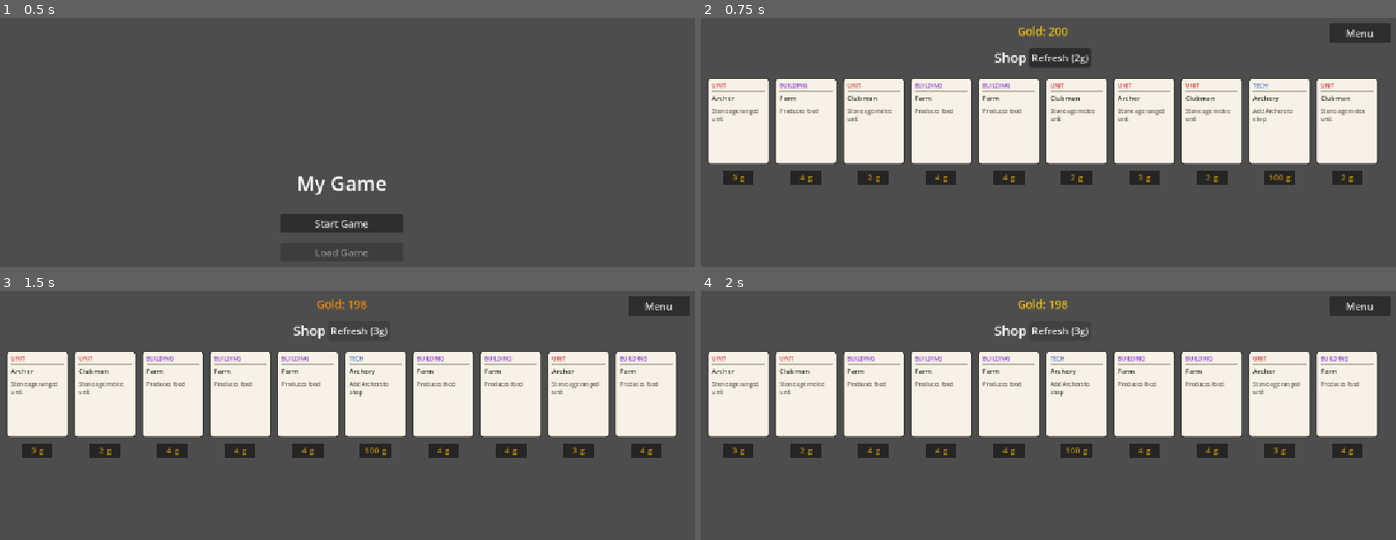
Above: before the commit, frames 1-4 (two rows, left to right).
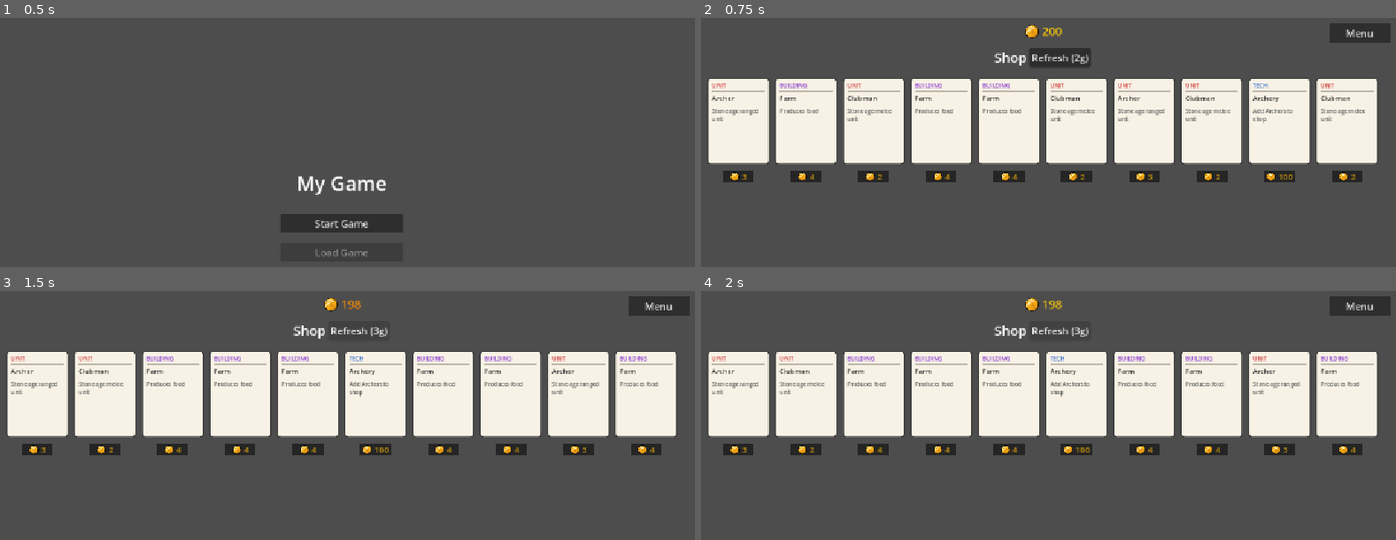
Above: after the commit, the same moments.

Repository: maomoney/proj2
Game: Godot game, scene res://main.tscn
Two runs of this game, one before a commit and one after it. Both use one fixed random seed, a clock stepped at 60 frames per second and the inputs below.
Inputs:
- Up to frame 1 (0.5 s): no input
- Up to frame 2 (0.75 s): click "Start Game" at 0.5 s
- Up to frame 3 (1.5 s): click "Refresh (2g)" at 1.25 s
- Up to frame 4 (2 s): no input

Frame 1 is identical in both runs. In frame 2, 1.2% of the frame differs, in the area x 3-96%, y 2-68%; in frame 3, 1.2%; in frame 4, 1.2%.

Commit message:
add coin

Diff:
--- a/card.gd
+++ b/card.gd
@@ -27,6 +27,8 @@
 const TEXT_COLOR_DIM  := Color(0.35, 0.35, 0.35)
 const GOLD_COLOR      := Color(0.78, 0.58, 0.05)
 const SEPARATOR_COLOR := Color(0.75, 0.73, 0.68)
+
+const COIN_TEXTURE := preload("res://assets/coin.png")
 
 const TYPE_COLORS := {
 	"Building":     Color(0.52, 0.18, 0.80),
@@ -93,8 +95,14 @@
 	# Sell value, centered above the card (below would be off-screen for hand cards)
 	if show_cost:
 		var sell_value: int = int(data.get("cost", 0)) / 2
-		draw_string(font, Vector2(0.0, -6.0), "%d g" % sell_value,
-				HORIZONTAL_ALIGNMENT_CENTER, card_size.x, 14, GOLD_COLOR)
+		var num_str := "%d" % sell_value
+		var coin_size := Vector2(14.0, 14.0)
+		var str_w := font.get_string_size(num_str, HORIZONTAL_ALIGNMENT_LEFT, -1, 14).x
+		var total_w := coin_size.x + 3.0 + str_w
+		var start_x := (card_size.x - total_w) / 2.0
+		draw_texture_rect(COIN_TEXTURE, Rect2(Vector2(start_x, -14.0), coin_size), false)
+		draw_string(font, Vector2(start_x + coin_size.x + 3.0, -2.0), num_str,
+				HORIZONTAL_ALIGNMENT_LEFT, -1, 14, GOLD_COLOR)
 
 func _input(event: InputEvent) -> void:
 	if event is InputEventMouseMotion:
--- a/shop.gd
+++ b/shop.gd
@@ -25,6 +25,7 @@
 const COST_LABEL_WIDTH    := 50.0   # background rect width, centered under the card
 const COST_LABEL_BG_COLOR := Color(0.12, 0.12, 0.12, 0.85)
 const COST_LABEL_COLOR    := Color(0.78, 0.58, 0.05)
+const COIN_TEXTURE        := preload("res://assets/coin.png")
 
 var card_count := 10
 var cards: Array[Node2D] = []
@@ -91,7 +92,7 @@
 				# Cost label was built with the random pool id; update it to match the saved card.
 				if cards[i].has_meta("cost_label"):
 					var data: Dictionary = CardData.get_all().get(cards[i].card_id, {})
-					(cards[i].get_meta("cost_label") as Label).text = "%d g" % int(data.get("cost", 0))
+					(cards[i].get_meta("cost_label") as Label).text = "%d" % int(data.get("cost", 0))
 	else:
 		_spawn_cards()
 
@@ -147,22 +148,40 @@
 # Cost labels are separate nodes pinned to the shop slot, so they don't follow drags or hover.
 func _add_cost_label(card: Node2D) -> void:
 	var data: Dictionary = CardData.get_all().get(card.card_id, {})
+
+	var panel := PanelContainer.new()
+	panel.custom_minimum_size = Vector2(COST_LABEL_WIDTH, COST_LABEL_HEIGHT)
+	panel.mouse_filter = Control.MOUSE_FILTER_IGNORE
+	var bg := StyleBoxFlat.new()
+	bg.bg_color = COST_LABEL_BG_COLOR
+	panel.add_theme_stylebox_override("panel", bg)
+
+	var hbox := HBoxContainer.new()
+	hbox.alignment = BoxContainer.ALIGNMENT_CENTER
+	hbox.mouse_filter = Control.MOUSE_FILTER_IGNORE
+	panel.add_child(hbox)
+
+	var coin_rect := TextureRect.new()
+	coin_rect.texture = COIN_TEXTURE
+	coin_rect.custom_minimum_size = Vector2(16, 16)
+	coin_rect.expand_mode = TextureRect.EXPAND_IGNORE_SIZE
+	coin_rect.stretch_mode = TextureRect.STRETCH_KEEP_ASPECT_CENTERED
+	coin_rect.mouse_filter = Control.MOUSE_FILTER_IGNORE
+	hbox.add_child(coin_rect)
+
 	var label := Label.new()
-	label.text = "%d g" % int(data.get("cost", 0))
-	label.horizontal_alignment = HORIZONTAL_ALIGNMENT_CENTER
-	label.vertical_alignment   = VERTICAL_ALIGNMENT_CENTER
-	label.size = Vector2(COST_LABEL_WIDTH, COST_LABEL_HEIGHT)
+	label.text = "%d" % int(data.get("cost", 0))
+	label.vertical_alignment = VERTICAL_ALIGNMENT_CENTER
 	label.mouse_filter = Control.MOUSE_FILTER_IGNORE
 	label.add_theme_color_override("font_color", COST_LABEL_COLOR)
 	label.add_theme_font_size_override("font_size", 14)
-	var bg := StyleBoxFlat.new()
-	bg.bg_color = COST_LABEL_BG_COLOR
-	# bg.set_corner_radius_all(4)
-	label.add_theme_stylebox_override("normal", bg)
+	hbox.add_child(label)
+
 	# card.position is its slot at spawn time; cards[] is still filling, so _shop_card_position would be off.
-	label.position = card.position + _cost_label_offset()
-	add_child(label)
+	panel.position = card.position + _cost_label_offset()
+	add_child(panel)
 	card.set_meta("cost_label", label)
+	card.set_meta("cost_label_root", panel)
 
 func _cost_label_position(index: int) -> Vector2:
 	return _shop_card_position(index) + _cost_label_offset()
@@ -171,10 +190,12 @@
 	return Vector2((CARD_WIDTH - COST_LABEL_WIDTH) / 2.0, COST_LABEL_OFFSET_Y)
 
 func _free_cost_label(card: Node2D) -> void:
+	if card.has_meta("cost_label_root"):
+		var root: Control = card.get_meta("cost_label_root")
+		if is_instance_valid(root):
+			root.queue_free()
+		card.remove_meta("cost_label_root")
 	if card.has_meta("cost_label"):
-		var label: Label = card.get_meta("cost_label")
-		if is_instance_valid(label):
-			label.queue_free()
 		card.remove_meta("cost_label")
 
 func _spawn_hand() -> void:
@@ -439,7 +460,7 @@
 	gold += amount
 	if _gold_tween:
 		_gold_tween.kill()
-	var label: Label = $UI/GoldLabel
+	var label: Label = $UI/GoldRow/GoldLabel
 	var flash := Color(1.0, 0.4, 0.4) if amount < 0 else Color(0.4, 1.0, 0.4)
 	var duration := clampf(absf(amount) * 0.05, 0.25, 0.8)
 	label.modulate = flash
@@ -451,7 +472,7 @@
 
 func _set_gold_display(value: float) -> void:
 	_displayed_gold = value
-	$UI/GoldLabel.text = "Gold: %d" % roundi(value)
+	$UI/GoldRow/GoldLabel.text = "%d" % roundi(value)
 
 func _on_card_purchased(card: Node2D) -> void:
 	var data: Dictionary = CardData.get_all().get(card.card_id, {})
--- a/shop.tscn
+++ b/shop.tscn
@@ -1,18 +1,32 @@
-[gd_scene load_steps=2 format=3]
+[gd_scene load_steps=3 format=3]
 
 [ext_resource type="Script" path="res://shop.gd" id="1"]
+[ext_resource type="Texture2D" path="res://assets/coin.png" id="2"]
 
 [node name="Shop" type="Node2D"]
 script = ExtResource("1")
 
 [node name="UI" type="CanvasLayer" parent="."]
 
-[node name="GoldLabel" type="Label" parent="UI"]
-anchor_right = 1.0
+[node name="GoldRow" type="HBoxContainer" parent="UI"]
+anchor_left = 0.5
+anchor_right = 0.5
+offset_left = -60.0
+offset_right = 60.0
 offset_top = 10.0
 offset_bottom = 36.0
-text = "Gold: 10"
-horizontal_alignment = 1
+alignment = 1
+
+[node name="CoinIcon" type="TextureRect" parent="UI/GoldRow"]
+layout_mode = 2
+texture = ExtResource("2")
+custom_minimum_size = Vector2(18, 18)
+expand_mode = 3
+stretch_mode = 5
+
+[node name="GoldLabel" type="Label" parent="UI/GoldRow"]
+layout_mode = 2
+text = "10"
 theme_override_font_sizes/font_size = 18
 theme_override_colors/font_color = Color(0.949, 0.761, 0.051, 1)
 
Binary file added: assets/coin.png
Not shown, added: assets/coin.png.import
